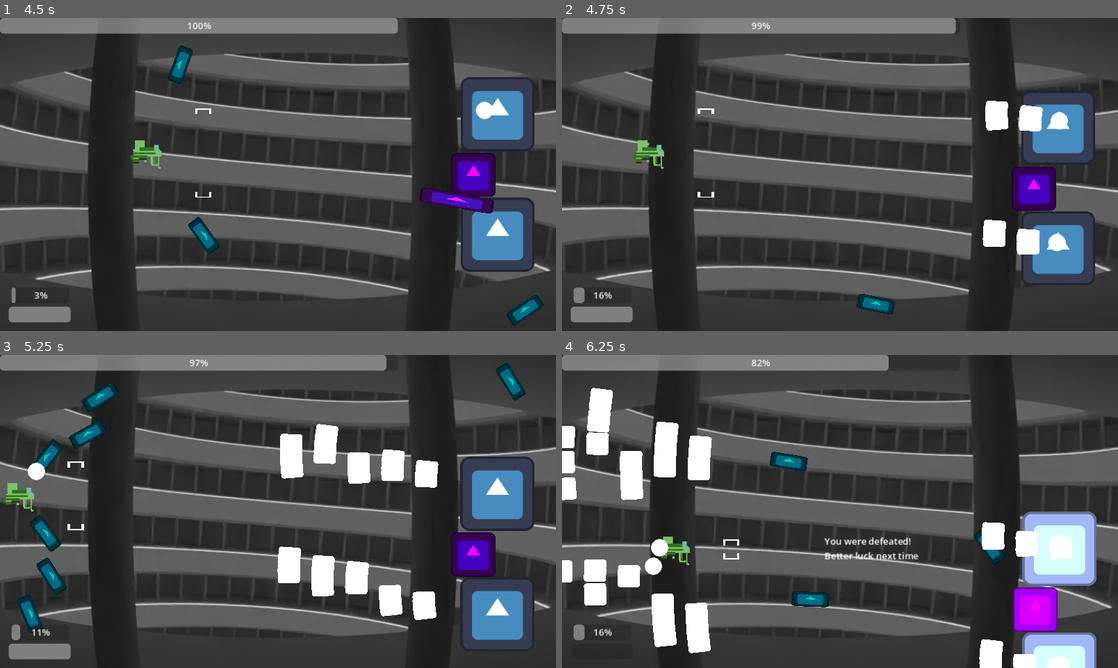
Above: before the commit, frames 1-4 (two rows, left to right).
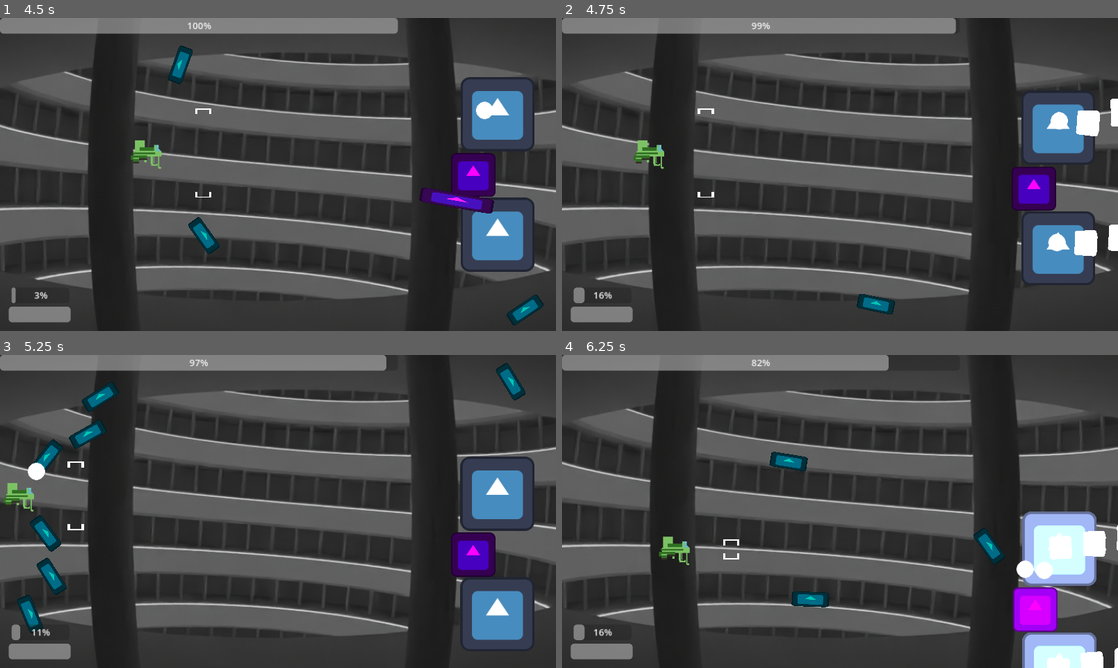
Above: after the commit, the same moments.

Repository: klianc09/bossrushcollab
Game: Godot game, scene res://test.tscn
Same seed, same stepped clock (60 frames per second), same inputs: the game is played once before the commit and once after it. The engine's default icon, where the game draws it, is replaced by a stand-in: a white triangle on a blue panel in a dark square.
Inputs (mouse positions are in pixels of both pictures, inside the frame that each line leads up to):
- Up to frame 1 (4.5 s): tap Enter at 0.5 s; move the mouse to (400, 158) at 0.52 s; press the mouse at (400, 158) at 0.53 s; hold Right (ui_right) 0.53-1.28 s; move the mouse to (166, 190) at 1.27 s; release the mouse at (166, 190) at 1.28 s; hold Down (ui_down) 1.28-2.03 s; click (166, 190) at 1.35 s; move the mouse to (333, 105) at 2.02 s; press the mouse at (333, 105) at 2.03 s; hold Right (ui_right) 2.03-2.78 s; move the mouse to (250, 237) at 2.77 s; release the mouse at (250, 237) at 2.78 s; hold Up (ui_up) 2.78-3.53 s; click (250, 237) at 2.85 s; move the mouse to (444, 221) at 3.52 s; press the mouse at (444, 221) at 3.53 s; hold Left (ui_left) from 3.53 s (still down); move the mouse to (111, 127) at 4.27 s; release the mouse at (111, 127) at 4.28 s; click (111, 127) at 4.35 s
- Up to frame 2 (4.75 s): keep holding Left (ui_left)
- Up to frame 3 (5.25 s): move the mouse to (305, 511) at 5.02 s; release Left (ui_left) at 5.03 s; press the mouse at (305, 511) at 5.03 s; hold Down (ui_down) from 5.03 s (still down)
- Up to frame 4 (6.25 s): move the mouse to (756, 433) at 5.77 s; release Down (ui_down) at 5.78 s; release the mouse at (756, 433) at 5.78 s; hold Right (ui_right) from 5.78 s (still down); click (756, 433) at 5.85 s

Frame 1 is identical in both runs. In frame 2, 2.3% of the frame differs, in the area x 75-100%, y 25-77%; in frame 3, 4.3%; in frame 4, 8.8%, in the area x 0-100%, y 10-100%.

Commit message:
Add first draft of beyblade boss
also add laser bullet scene
and some small bug fixes to turrets

Diff:
--- a/base/bullet.gd
+++ b/base/bullet.gd
@@ -3,10 +3,10 @@
 
 ## Whether this is an enemy or player bullet. Automatically assigns collision layers based on this.
 @export var enemy_team = true
-## The speed at which this bullet moves forward. [pixels per second]
+## The speed at which this bullet moves forward. [pixels per second] (will usually be overridden by the definition in the BulletBurst)
 @export var bulletSpeed = 100
 ## The time after which this bullet despawns. [seconds]
-@export var maxLifetime = 5
+@export var maxLifetime : float = 5
 ## The amount of damage this bullet deals on impact.
 @export var damage = 1
 var timer = 0
--- a/base/enemy.gd
+++ b/base/enemy.gd
@@ -26,6 +26,7 @@
 
 func _ready() -> void:
 	hp = maxhp
+	collision_layer = 4
 	if boss:
 		Singleton.bossSpawned(self)
 
--- /dev/null
+++ b/base/laser.gd
@@ -0,0 +1,15 @@
+extends Bullet
+
+## the time it takes before the laser activates its hitbox
+@export var chargeDuration : float = 2
+
+func _ready() -> void:
+	super()
+	scale.y = 0.05
+	var tween = get_tree().create_tween()
+	var animationDuration = 0.1
+	tween.tween_property(self, "scale", Vector2(1, 1), animationDuration).set_delay(chargeDuration - animationDuration)
+	tween.tween_callback(activate)
+
+func activate():
+	$CollisionShape2D.set_deferred("disabled", false)
--- /dev/null
+++ b/base/laser.tscn
@@ -0,0 +1,30 @@
+[gd_scene load_steps=5 format=3 uid="uid://fk37cfklq540"]
+
+[ext_resource type="Script" path="res://base/laser.gd" id="1_2nh7m"]
+[ext_resource type="Texture2D" uid="uid://c3vqbhwthxx71" path="res://base/gfx/laser_base.png" id="2_fwx6g"]
+[ext_resource type="Texture2D" uid="uid://dujgaamjxtwcf" path="res://base/gfx/laser_extend.png" id="3_f4c55"]
+
+[sub_resource type="RectangleShape2D" id="RectangleShape2D_qb6il"]
+size = Vector2(989, 64)
+
+[node name="Laser" type="Area2D"]
+script = ExtResource("1_2nh7m")
+chargeDuration = 1.0
+maxLifetime = 1.5
+
+[node name="Base" type="Sprite2D" parent="."]
+texture_filter = 1
+rotation = 1.5708
+texture = ExtResource("2_fwx6g")
+
+[node name="Extend" type="Sprite2D" parent="."]
+texture_filter = 1
+position = Vector2(-511, 0)
+rotation = 1.5708
+scale = Vector2(1, 7)
+texture = ExtResource("3_f4c55")
+
+[node name="CollisionShape2D" type="CollisionShape2D" parent="."]
+position = Vector2(-463.5, 0)
+shape = SubResource("RectangleShape2D_qb6il")
+disabled = true
--- a/base/turret.gd
+++ b/base/turret.gd
@@ -26,6 +26,8 @@
 
 func _process(delta: float) -> void:
 	if active:
+		if burst_data.burst_count_limit > -1 and burst_count >= burst_data.burst_count_limit:
+			return
 		if shot_count < burst_data.shots_in_burst:
 			shot_timer -= delta
 			if shot_timer <= 0:
@@ -41,8 +43,6 @@
 				shot_timer = burst_data.time_between_shots
 				burst_timer = burst_data.time_between_bursts
 		else:
-			if burst_data.burst_count_limit > -1 and burst_count >= burst_data.burst_count_limit:
-				return
 			burst_timer -= delta
 			if burst_timer <= 0:
 				burst_count += 1
@@ -59,13 +59,13 @@
 			spreadStep = burst_data.full_shot_spread / burst_data.bullets_per_shot
 		else:
 			spreadStep = burst_data.full_shot_spread / (burst_data.bullets_per_shot - 1)
-	var shot_direction = aim_direction.rotated(deg_to_rad(randf_range(-burst_data.shot_inaccuracy, burst_data.shot_inaccuracy)))
+	var shot_direction = aim_direction.rotated(global_rotation + deg_to_rad(randf_range(-burst_data.shot_inaccuracy, burst_data.shot_inaccuracy)))
 	for i in range(burst_data.bullets_per_shot):
 		var bullet = bulletScene.instantiate()
 		var actual_direction = shot_direction.rotated(deg_to_rad(randf_range(-burst_data.bullet_inaccuracy, burst_data.bullet_inaccuracy) + spreadOffset + spreadStep * i))
 		bullet.position = global_position + actual_direction.normalized() * bullet_spawn_offset
 		bullet.bulletSpeed = burst_data.bullet_speed
-		bullet.rotation = actual_direction.angle()
+		bullet.rotation = actual_direction.angle() + PI # We assume that left (negative x-axis) is the canonical "forward" direction of bullet scenes
 		Singleton.mainNode.add_child(bullet)
 	var particle = Singleton.createParticle("res://base/particle.tscn")
 	particle.position = global_position
--- /dev/null
+++ b/boss/beyblade/beyblade.gd
@@ -0,0 +1,81 @@
+extends Enemy
+
+var bladeExtension : float = 0
+var maxExtension : float = 300
+var time : float = 0
+var velocity : Vector2 = Vector2(100, 100)
+var radius : float = 50
+var spinSpeed : float = 1
+var extraSpin : float = 15
+var extraSpeed : float = 1.5
+
+var phase : P = P.MOVE
+
+enum P {
+	MOVE, ARTILLERY
+}
+
+func _ready():
+	super()
+	position = Vector2(Singleton.viewportSize.x + radius, Singleton.viewportSize.y / 2)
+	position.y = randf_range(0, Singleton.viewportSize.y)
+	rotation_degrees = randf_range(-30, 30)
+
+func resetTurrets():
+	$Blade1/t1.reset()
+	$Blade1/t2.reset()
+	$Blade1/t3.reset()
+	$Blade2/t1.reset()
+	$Blade2/t2.reset()
+	$Blade2/t3.reset()
+
+func activateTurrets(active: bool):
+	$Blade1/t1.active = active
+	$Blade1/t2.active = active
+	$Blade1/t3.active = active
+	$Blade2/t1.active = active
+	$Blade2/t2.active = active
+	$Blade2/t3.active = active
+
+func _process(delta: float):
+	super(delta)
+	$Blade1.position = Vector2(0, -bladeExtension)
+	$Blade2.position = Vector2(0, bladeExtension)
+
+	time += delta
+	var sinValue = sin(time)
+	bladeExtension = max(0, sinValue * maxExtension)
+
+	rotation += delta * spinSpeed
+	if sinValue < 0:
+		rotation += delta * -sinValue * extraSpin
+		activateTurrets(true)
+	else:
+		resetTurrets()
+		activateTurrets(false)
+
+
+	if phase == P.MOVE:
+		var extra = 1
+		if sinValue < 0:
+			extra = 1 + -sinValue * extraSpeed
+		position += delta * velocity * extra
+		var hit = false
+		if position.x < radius and velocity.x < 0:
+			velocity.x *= -1
+			position.x = radius
+			hit = true
+		elif position.x > Singleton.viewportSize.x - radius and velocity.x > 0:
+			velocity.x *= -1
+			position.x = Singleton.viewportSize.x -radius
+			hit = true
+		if position.y < radius and velocity.y < 0:
+			velocity.y *= -1
+			position.y = radius
+			hit = true
+		elif position.y > Singleton.viewportSize.y - radius and velocity.y > 0:
+			velocity.y *= -1
+			position.y = Singleton.viewportSize.y -radius
+			hit = true
+		if hit:
+			Singleton.screenshake(12)
--- /dev/null
+++ b/boss/beyblade/beyblade.tscn
@@ -0,0 +1,172 @@
+[gd_scene load_steps=14 format=3 uid="uid://cho8sjrsq48nf"]
+
+[ext_resource type="Script" path="res://base/enemy.gd" id="1_1cjo3"]
+[ext_resource type="Texture2D" uid="uid://bd5rwwwkcgbsw" path="res://boss/beyblade/gfx/core.png" id="1_hlirn"]
+[ext_resource type="Script" path="res://boss/beyblade/beyblade.gd" id="1_wcmc1"]
+[ext_resource type="Texture2D" uid="uid://dalulrnqhmnli" path="res://boss/beyblade/gfx/blade.png" id="2_tecif"]
+[ext_resource type="Script" path="res://base/turret.gd" id="4_vgl2f"]
+[ext_resource type="Script" path="res://base/burst.gd" id="5_y6j3o"]
+[ext_resource type="Texture2D" uid="uid://35k5ltulbx8p" path="res://boss/beyblade/gfx/gun.png" id="7_8nkhq"]
+
+[sub_resource type="CircleShape2D" id="CircleShape2D_3bo00"]
+radius = 46.0435
+
+[sub_resource type="Resource" id="Resource_qmnvc"]
+script = ExtResource("5_y6j3o")
+bullet_type = "res://base/laser.tscn"
+bullet_speed = 0.0
+bullet_inaccuracy = 0.0
+shot_inaccuracy = 0.0
+full_shot_spread = 0.0
+bullets_per_shot = 1
+shots_in_burst = 1
+time_between_shots = 0.1
+time_between_bursts = 1.0
+burst_count_limit = -1
+
+[sub_resource type="RectangleShape2D" id="RectangleShape2D_3ip40"]
+size = Vector2(153, 49)
+
+[sub_resource type="RectangleShape2D" id="RectangleShape2D_aapcl"]
+size = Vector2(39.5, 60)
+
+[sub_resource type="RectangleShape2D" id="RectangleShape2D_vr8co"]
+size = Vector2(40.5, 72)
+
+[sub_resource type="Resource" id="Resource_caao4"]
+script = ExtResource("5_y6j3o")
+bullet_type = "res://base/enemy_bullet.tscn"
+bullet_speed = 300.0
+bullet_inaccuracy = 0.0
+shot_inaccuracy = 0.0
+full_shot_spread = 0.0
+bullets_per_shot = 1
+shots_in_burst = 6
+time_between_shots = 0.1
+time_between_bursts = 1.0
+burst_count_limit = 2
+
+[node name="Beyblade" type="Area2D" groups=["enemy"]]
+script = ExtResource("1_wcmc1")
+boss_name = "Oversized Beyblade"
+maxhp = 1000.0
+boss = true
+damageMultiplier = 5.0
+
+[node name="Sprite2D" type="Sprite2D" parent="."]
+texture_filter = 1
+scale = Vector2(3, 3)
+texture = ExtResource("1_hlirn")
+
+[node name="CollisionShape2D" type="CollisionShape2D" parent="."]
+shape = SubResource("CircleShape2D_3bo00")
+
+[node name="mainTurret" type="Node2D" parent="."]
+position = Vector2(-41, -1)
+script = ExtResource("4_vgl2f")
+burst_data = SubResource("Resource_qmnvc")
+
+[node name="Blade1" type="Area2D" parent="."]
+script = ExtResource("1_1cjo3")
+multipart = true
+
+[node name="Sprite2D2" type="Sprite2D" parent="Blade1"]
+texture_filter = 1
+scale = Vector2(3, 3)
+texture = ExtResource("2_tecif")
+
+[node name="CollisionShape2D" type="CollisionShape2D" parent="Blade1"]
+position = Vector2(2.5, -67.5)
+shape = SubResource("RectangleShape2D_3ip40")
+
+[node name="CollisionShape2D2" type="CollisionShape2D" parent="Blade1"]
+position = Vector2(-70, -42)
+shape = SubResource("RectangleShape2D_aapcl")
+
+[node name="CollisionShape2D3" type="CollisionShape2D" parent="Blade1"]
+position = Vector2(73, -27)
+shape = SubResource("RectangleShape2D_vr8co")
+
+[node name="t1" type="Sprite2D" parent="Blade1"]
+texture_filter = 1
+position = Vector2(-60, -51)
+rotation = -0.573957
+texture = ExtResource("7_8nkhq")
+script = ExtResource("4_vgl2f")
+burst_data = SubResource("Resource_caao4")
+aim_direction = Vector2(0, 1)
+
+[node name="t2" type="Sprite2D" parent="Blade1"]
+texture_filter = 1
+position = Vector2(1.52588e-05, -61)
+rotation = 0.00207472
+scale = Vector2(1, 1)
+texture = ExtResource("7_8nkhq")
+script = ExtResource("4_vgl2f")
+burst_data = SubResource("Resource_caao4")
+aim_direction = Vector2(0, 1)
+
+[node name="t3" type="Sprite2D" parent="Blade1"]
+texture_filter = 1
+position = Vector2(64, -38)
+rotation = 0.665626
+scale = Vector2(1, 1)
+texture = ExtResource("7_8nkhq")
+script = ExtResource("4_vgl2f")
+burst_data = SubResource("Resource_caao4")
+aim_direction = Vector2(0, 1)
+
+[node name="Blade2" type="Area2D" parent="."]
+rotation = 3.14159
+script = ExtResource("1_1cjo3")
+multipart = true
+
+[node name="Sprite2D2" type="Sprite2D" parent="Blade2"]
+texture_filter = 1
+scale = Vector2(3, 3)
+texture = ExtResource("2_tecif")
+
+[node name="CollisionShape2D" type="CollisionShape2D" parent="Blade2"]
+position = Vector2(-2.00001, -60)
+shape = SubResource("RectangleShape2D_3ip40")
+
+[node name="CollisionShape2D2" type="CollisionShape2D" parent="Blade2"]
+position = Vector2(-70, -42)
+shape = SubResource("RectangleShape2D_aapcl")
+
+[node name="CollisionShape2D3" type="CollisionShape2D" parent="Blade2"]
+position = Vector2(73, -27)
+shape = SubResource("RectangleShape2D_vr8co")
+
+[node name="t1" type="Sprite2D" parent="Blade2"]
+texture_filter = 1
+position = Vector2(-59.75, -51.75)
+rotation = 5.69216
+scale = Vector2(1, 1)
+texture = ExtResource("7_8nkhq")
+offset = Vector2(-0.81572, -0.810265)
+script = ExtResource("4_vgl2f")
+burst_data = SubResource("Resource_caao4")
+aim_direction = Vector2(0, 1)
+
+[node name="t2" type="Sprite2D" parent="Blade2"]
+texture_filter = 1
+position = Vector2(-0.250005, -61.5)
+rotation = -0.0149951
+scale = Vector2(1, 1)
+texture = ExtResource("7_8nkhq")
+offset = Vector2(-0.78581, -1.50292)
+script = ExtResource("4_vgl2f")
+burst_data = SubResource("Resource_caao4")
+aim_direction = Vector2(0, 1)
+
+[node name="t3" type="Sprite2D" parent="Blade2"]
+texture_filter = 1
+position = Vector2(64, -40)
+rotation = 0.648556
+scale = Vector2(1, 1)
+texture = ExtResource("7_8nkhq")
+offset = Vector2(-1.19438, -0.458336)
+script = ExtResource("4_vgl2f")
+burst_data = SubResource("Resource_caao4")
+aim_direction = Vector2(0, 1)
--- a/player/missile.tscn
+++ b/player/missile.tscn
@@ -3,7 +3,7 @@
 [ext_resource type="PackedScene" uid="uid://mojmo8rgwryg" path="res://player/bullet.tscn" id="1_j4dbw"]
 
 [node name="missile" instance=ExtResource("1_j4dbw")]
-maxLifetime = 2
+maxLifetime = 2.0
 homing = true
 speedup = 100
 
--- a/test.tscn
+++ b/test.tscn
@@ -1,7 +1,8 @@
-[gd_scene load_steps=8 format=3 uid="uid://bdyxuh1334c7a"]
+[gd_scene load_steps=9 format=3 uid="uid://bdyxuh1334c7a"]
 
 [ext_resource type="Script" path="res://test.gd" id="1_de0hb"]
 [ext_resource type="PackedScene" uid="uid://dffgnnw8bc6lj" path="res://player/player.tscn" id="2_1jh4n"]
+[ext_resource type="PackedScene" uid="uid://cho8sjrsq48nf" path="res://boss/beyblade/beyblade.tscn" id="4_74lfw"]
 [ext_resource type="Texture2D" uid="uid://cw5vor2oi4ccf" path="res://base/bg_tower_thing.png" id="4_122uy"]
 [ext_resource type="PackedScene" uid="uid://bl6sm6ilarwmw" path="res://boss/example/enemy_cloud.tscn" id="5_16l7w"]
 [ext_resource type="Script" path="res://hud.gd" id="5_yj37d"]
@@ -10,7 +11,7 @@
 
 [node name="Main" type="Node2D"]
 script = ExtResource("1_de0hb")
-bosses = Array[PackedScene]([ExtResource("6_mstoc"), ExtResource("5_16l7w")])
+bosses = Array[PackedScene]([ExtResource("6_mstoc"), ExtResource("5_16l7w"), ExtResource("4_74lfw")])
 
 [node name="BgTowerThing" type="Sprite2D" parent="."]
 position = Vector2(480, 270)
Binary file added: base/gfx/laser_base.png
Not shown, added: base/gfx/laser_base.png.import
Binary file added: base/gfx/laser_extend.png
Not shown, added: base/gfx/laser_extend.png.import
Binary file added: boss/beyblade/gfx/blade.png
Not shown, added: boss/beyblade/gfx/blade.png.import
Binary file added: boss/beyblade/gfx/core.png
Not shown, added: boss/beyblade/gfx/core.png.import
Binary file added: boss/beyblade/gfx/gun.png
Not shown, added: boss/beyblade/gfx/gun.png.import
